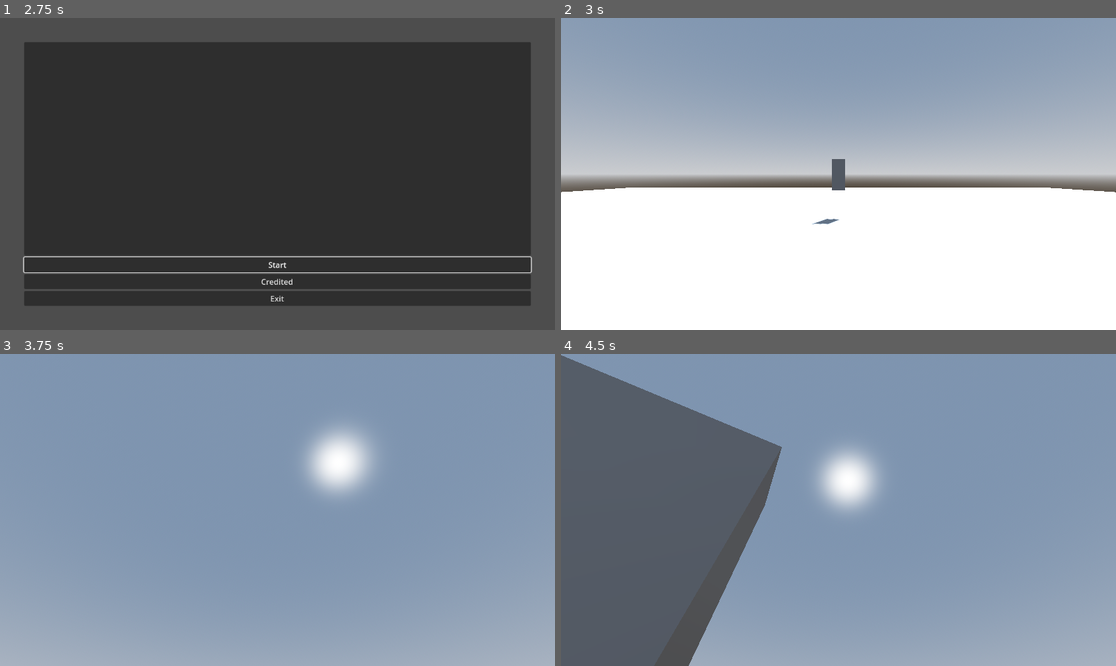
Above: before the commit, frames 1-4 (two rows, left to right).
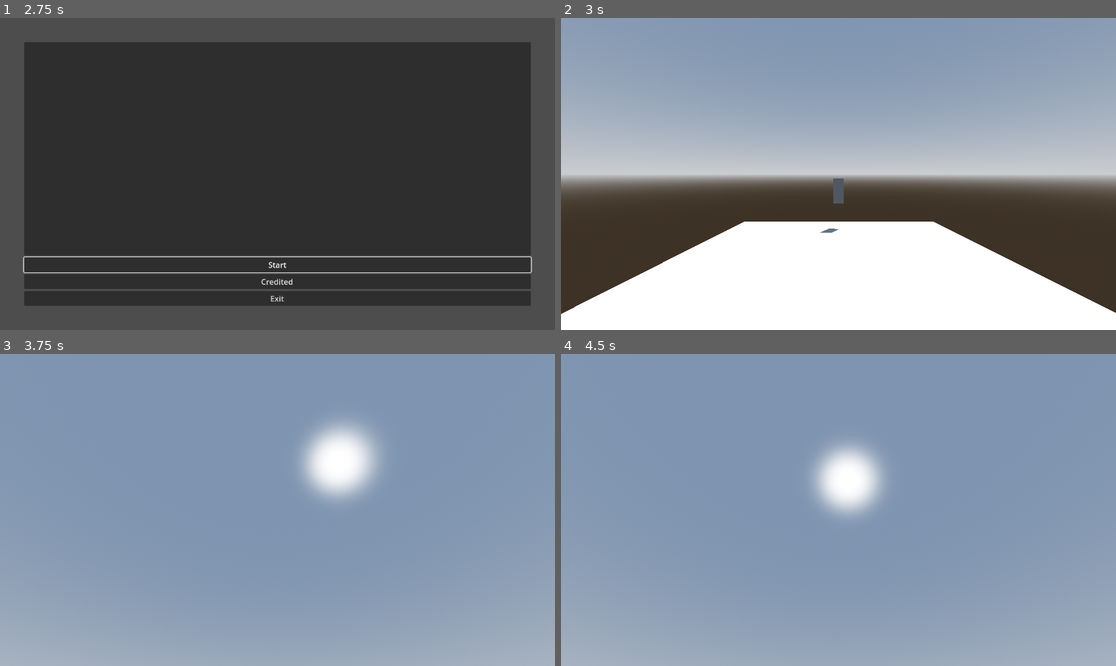
Above: after the commit, the same moments.

Repository: Danie7h/monarca-jam-2025
Game: Godot game, scene res://main.tscn
Two runs of this game, one before a commit and one after it. Both use one fixed random seed, a clock stepped at 60 frames per second and the inputs below.
Inputs (mouse positions are in pixels of both pictures, inside the frame that each line leads up to):
- Up to frame 1 (2.75 s): tap Enter (ui_accept) at 0.5, 0.77, 1.25, 1.52, 2 s; move the mouse to (399, 158) at 0.52 s; hold Right (ui_right) 0.53-1.28 s; click (399, 158) at 0.67 s; move the mouse to (166, 189) at 1.27 s; hold Down (ui_down) 1.28-2.03 s; move the mouse to (333, 105) at 2.02 s; hold Right (ui_right) from 2.03 s (still down)
- Up to frame 2 (3 s): release Right (ui_right) at 2.75 s; click "Start" at 2.75 s
- Up to frame 3 (3.75 s): tap Enter (ui_accept) at 3.5 s; move the mouse to (271, 516) at 3.52 s; hold Up (ui_up) from 3.53 s (still down); click (271, 516) at 3.67 s
- Up to frame 4 (4.5 s): keep holding Up (ui_up); tap Enter (ui_accept) at 3.77, 4.25 s; move the mouse to (877, 513) at 4.27 s

Frame 1 is identical in both runs. In frame 2, 21% of the frame differs, in the area x 0-100%, y 45-95%; in frame 3, 1.2%; in frame 4, 29%, in the area x 0-57%, y 0-100%.

Commit message:
<.*.> git add .

Diff:
--- a/autoloads/levels.gd
+++ b/autoloads/levels.gd
@@ -1,6 +1,7 @@
 extends Node
 
 signal listen_paused(value: bool)
+signal open_door(key: String, node: Node3D)
 
 func toogle_pause(value: bool) -> void:
 	listen_paused.emit(value)
--- /dev/null
+++ b/autoloads/tools.gd
@@ -0,0 +1,6 @@
+extends Node
+
+
+func clear(node: Node):
+	for x in node.get_children():
+		x.queue_free()
--- a/characters/player/player.tscn
+++ b/characters/player/player.tscn
@@ -10,11 +10,14 @@
 script = ExtResource("1_508ok")
 
 [node name="CollisionShape3D" type="CollisionShape3D" parent="."]
+transform = Transform3D(1, 0, 0, 0, 1, 0, 0, 0, 1, 0, 0.988165, 0)
 shape = SubResource("CapsuleShape3D_b886q")
 
 [node name="Head#MeshInstance3D" type="MeshInstance3D" parent="."]
+transform = Transform3D(1, 0, 0, 0, 1, 0, 0, 0, 1, 0, 1.0068097, 0)
 mesh = SubResource("CapsuleMesh_508ok")
 
 [node name="Head" type="Node3D" parent="."]
+transform = Transform3D(1, 0, 0, 0, 1, 0, 0, 0, 1, 0, 1.5188049, -0.07457781)
 
 [node name="Camera3D" type="Camera3D" parent="Head"]
--- a/levels/level.gd
+++ /dev/null
@@ -1,16 +0,0 @@
-extends Node3D
-class_name Level3D
-
-@onready var screen_pause = preload("res://ui/pause.tscn").instantiate()
-var is_paused := false
-
-func _ready() -> void:
-	screen_pause.visible = is_paused
-	add_child(screen_pause)
-	LEVELS.listen_paused.connect(func (value: bool) -> void: screen_pause.visible = value)
-
-
-func _process(delta: float) -> void:
-	if Input.is_action_just_pressed("ui_pause"):
-		is_paused = !is_paused
-		LEVELS.toogle_pause(is_paused)
--- /dev/null
+++ b/levels/level_1/level_1.gd
@@ -0,0 +1,21 @@
+extends Level3d
+
+
+var rooms: Dictionary[String, Node3D]
+
+
+func _ready() -> void:
+	_action_screen()
+	LEVELS.open_door.connect(func(key: String, node: Node3D) -> void:
+		if not rooms.get(key):
+			var path: String
+			if key == "access_tunnel":
+				path = "res://rooms/access_tunnel/access_tunnel.tscn"
+			if key == "main_hall":
+				path = "res://rooms/main_hall/main_hall.tscn"
+			if path:
+				rooms.set(key, load(path).instantiate())
+				rooms.get(key).global_position = node.global_position
+				rooms.get(key).global_rotation = node.global_rotation
+				add_child(rooms.get(key))
+	)
--- /dev/null
+++ b/levels/level_1/level_1.tscn
@@ -0,0 +1,36 @@
+[gd_scene load_steps=7 format=3 uid="uid://dfrsxeg6ivko"]
+
+[ext_resource type="Script" uid="uid://bihu1lsjao4wd" path="res://levels/level_1/level_1.gd" id="1_epb64"]
+[ext_resource type="PackedScene" uid="uid://btf4twiv287ip" path="res://characters/player/player.tscn" id="2_45440"]
+[ext_resource type="PackedScene" uid="uid://56fv277ohqem" path="res://rooms/bunker_entrance/bunker_entrance.tscn" id="3_epb64"]
+
+[sub_resource type="ProceduralSkyMaterial" id="ProceduralSkyMaterial_k1ttk"]
+sky_horizon_color = Color(0.66224277, 0.6717428, 0.6867428, 1)
+ground_horizon_color = Color(0.66224277, 0.6717428, 0.6867428, 1)
+
+[sub_resource type="Sky" id="Sky_45440"]
+sky_material = SubResource("ProceduralSkyMaterial_k1ttk")
+
+[sub_resource type="Environment" id="Environment_epb64"]
+background_mode = 2
+sky = SubResource("Sky_45440")
+tonemap_mode = 2
+
+[node name="Level1" type="Node3D"]
+script = ExtResource("1_epb64")
+metadata/_custom_type_script = "uid://dk8o404cgmpr7"
+
+[node name="WorldEnvironment" type="WorldEnvironment" parent="."]
+environment = SubResource("Environment_epb64")
+
+[node name="DirectionalLight3D" type="DirectionalLight3D" parent="."]
+transform = Transform3D(-0.8660254, -0.43301278, 0.25, 0, 0.49999997, 0.86602545, -0.50000006, 0.75, -0.43301266, 0, 0, 0)
+shadow_enabled = true
+
+[node name="Player" parent="." instance=ExtResource("2_45440")]
+transform = Transform3D(1, 0, 0, 0, 1, 0, 0, 0, 1, 0, 0, 6.605942)
+
+[node name="BunkerEntrance" parent="." instance=ExtResource("3_epb64")]
+
+[node name="Marker3D" type="Marker3D" parent="."]
+transform = Transform3D(1, 0, 0, 0, 1, 0, 0, 0, 1, 0, 0, 0.06465137)
--- a/rooms/level.gd
+++ b/levels/level_3d.gd
@@ -1,19 +1,21 @@
 extends Node3D
-class_name Level3D
+class_name Level3d
 
 @onready var screen_pause = preload("res://ui/pause.tscn").instantiate()
-@export var doors: Array[Node3D]
+var is_paused := false
 
 
-var is_paused := false
-
 func _ready() -> void:
-	screen_pause.visible = is_paused
-	add_child(screen_pause)
-	LEVELS.listen_paused.connect(func (value: bool) -> void: screen_pause.visible = value)
+	_action_screen()
 
 
 func _process(delta: float) -> void:
 	if Input.is_action_just_pressed("ui_pause"):
 		is_paused = !is_paused
 		LEVELS.toogle_pause(is_paused)
+
+
+func _action_screen() -> void:
+	screen_pause.visible = is_paused
+	add_child(screen_pause)
+	LEVELS.listen_paused.connect(func (value: bool) -> void: screen_pause.visible = value)
--- /dev/null
+++ b/levels/level_3d.tscn
@@ -0,0 +1,6 @@
+[gd_scene load_steps=2 format=3 uid="uid://cux4a62my4ynn"]
+
+[ext_resource type="Script" uid="uid://dk8o404cgmpr7" path="res://levels/level_3d.gd" id="1_7h236"]
+
+[node name="Level3d" type="Node3D"]
+script = ExtResource("1_7h236")
--- a/levels/test/scene.tscn
+++ /dev/null
@@ -1,49 +0,0 @@
-[gd_scene load_steps=9 format=3 uid="uid://8nvof4qxryt2"]
-
-[ext_resource type="PackedScene" uid="uid://btf4twiv287ip" path="res://characters/player/player.tscn" id="1_2vhvd"]
-[ext_resource type="Script" uid="uid://dk8o404cgmpr7" path="res://levels/level.gd" id="1_etmhd"]
-[ext_resource type="PackedScene" uid="uid://bm0qxo5p35xvf" path="res://rooms/door.tscn" id="3_7xx5m"]
-
-[sub_resource type="ProceduralSkyMaterial" id="ProceduralSkyMaterial_2vhvd"]
-sky_horizon_color = Color(0.66224277, 0.6717428, 0.6867428, 1)
-ground_horizon_color = Color(0.66224277, 0.6717428, 0.6867428, 1)
-
-[sub_resource type="Sky" id="Sky_etmhd"]
-sky_material = SubResource("ProceduralSkyMaterial_2vhvd")
-
-[sub_resource type="Environment" id="Environment_7xx5m"]
-background_mode = 2
-sky = SubResource("Sky_etmhd")
-tonemap_mode = 2
-
-[sub_resource type="BoxShape3D" id="BoxShape3D_vyijb"]
-size = Vector3(31.968925, 0.5, 31.968903)
-
-[sub_resource type="BoxMesh" id="BoxMesh_vyijb"]
-
-[node name="Level3D" type="Node3D"]
-script = ExtResource("1_etmhd")
-metadata/_custom_type_script = "uid://dk8o404cgmpr7"
-
-[node name="WorldEnvironment" type="WorldEnvironment" parent="."]
-environment = SubResource("Environment_7xx5m")
-
-[node name="DirectionalLight3D" type="DirectionalLight3D" parent="."]
-transform = Transform3D(-0.8660254, -0.43301278, 0.25, 0, 0.49999997, 0.86602545, -0.50000006, 0.75, -0.43301266, 0, 0, 0)
-shadow_enabled = true
-
-[node name="StaticBody3D" type="StaticBody3D" parent="."]
-
-[node name="CollisionShape3D" type="CollisionShape3D" parent="StaticBody3D"]
-transform = Transform3D(1, 0, 0, 0, 1, 0, 0, 0, 1, 0.029773712, -0.25, -0.05934143)
-shape = SubResource("BoxShape3D_vyijb")
-
-[node name="MeshInstance3D" type="MeshInstance3D" parent="StaticBody3D"]
-transform = Transform3D(31.637318, 0, 0, 0, 0.49102557, 0, 0, 0, 31.71563, -0.0056791306, -0.27891982, -0.00012397766)
-mesh = SubResource("BoxMesh_vyijb")
-
-[node name="Player" parent="." instance=ExtResource("1_2vhvd")]
-transform = Transform3D(1, 0, 0, 0, 1, 0, 0, 0, 1, 0, 1.0439978, 0)
-
-[node name="Door" parent="." instance=ExtResource("3_7xx5m")]
-transform = Transform3D(1, 0, 0, 0, 1, 0, 0, 0, 1, 0, 0, -5.0077686)
--- /dev/null
+++ b/levels/test/testing.gd
@@ -0,0 +1,18 @@
+extends Level3d
+
+var rooms: Dictionary[String, Node3D]
+
+
+func _ready() -> void:
+	_action_screen()
+	LEVELS.open_door.connect(func(key: String, node: Node3D) -> void:
+		if not rooms.get(key):
+			var path: String
+			if key == "bunker":
+				path = "res://rooms/bunker_entrance/bunker_entrance.tscn"
+			if path:
+				rooms.set(key, load(path).instantiate())
+				rooms.get(key).global_position = node.global_position
+				rooms.get(key).global_rotation = node.global_rotation
+				add_child(rooms.get(key))
+	)
--- /dev/null
+++ b/levels/test/testing.tscn
@@ -0,0 +1,54 @@
+[gd_scene load_steps=9 format=3 uid="uid://xjeax20oayhf"]
+
+[ext_resource type="Script" uid="uid://bevaa5u6egxuv" path="res://levels/test/testing.gd" id="1_vgdap"]
+[ext_resource type="PackedScene" uid="uid://btf4twiv287ip" path="res://characters/player/player.tscn" id="2_ugi53"]
+[ext_resource type="PackedScene" uid="uid://bm0qxo5p35xvf" path="res://rooms/door.tscn" id="3_vgdap"]
+
+[sub_resource type="ProceduralSkyMaterial" id="ProceduralSkyMaterial_kmpd2"]
+sky_horizon_color = Color(0.66224277, 0.6717428, 0.6867428, 1)
+ground_horizon_color = Color(0.66224277, 0.6717428, 0.6867428, 1)
+
+[sub_resource type="Sky" id="Sky_ugi53"]
+sky_material = SubResource("ProceduralSkyMaterial_kmpd2")
+
+[sub_resource type="Environment" id="Environment_vgdap"]
+background_mode = 2
+sky = SubResource("Sky_ugi53")
+tonemap_mode = 2
+
+[sub_resource type="BoxMesh" id="BoxMesh_kmpd2"]
+
+[sub_resource type="BoxShape3D" id="BoxShape3D_kmpd2"]
+size = Vector3(32.0399, 0.5073242, 31.862518)
+
+[node name="Testing" type="Node3D"]
+script = ExtResource("1_vgdap")
+metadata/_custom_type_script = "uid://dk8o404cgmpr7"
+
+[node name="WorldEnvironment" type="WorldEnvironment" parent="."]
+environment = SubResource("Environment_vgdap")
+
+[node name="DirectionalLight3D" type="DirectionalLight3D" parent="."]
+transform = Transform3D(-0.8660254, -0.43301278, 0.25, 0, 0.49999997, 0.86602545, -0.50000006, 0.75, -0.43301266, 0, 0, 0)
+shadow_enabled = true
+
+[node name="StaticBody3D" type="StaticBody3D" parent="."]
+
+[node name="MeshInstance3D" type="MeshInstance3D" parent="StaticBody3D"]
+transform = Transform3D(31.993645, 0, 0, 0, 0.44781306, 0, 0, 0, 31.65592, 0, -0.22356367, 0)
+mesh = SubResource("BoxMesh_kmpd2")
+
+[node name="CollisionShape3D" type="CollisionShape3D" parent="StaticBody3D"]
+transform = Transform3D(1, 0, 0, 0, 1, 0, 0, 0, 1, -0.058998108, -0.24633789, -0.00019836426)
+shape = SubResource("BoxShape3D_kmpd2")
+
+[node name="Door" parent="." node_paths=PackedStringArray("marker") instance=ExtResource("3_vgdap")]
+transform = Transform3D(1, 0, 0, 0, 1, 0, 0, 0, 1, -0.41399717, 0, -6.5740457)
+key = "bunker"
+marker = NodePath("../Buncker")
+
+[node name="Buncker" type="Marker3D" parent="."]
+unique_name_in_owner = true
+transform = Transform3D(1, 0, 0, 0, 1, 0, 0, 0, 1, 0, 0, -15.775447)
+
+[node name="Player" parent="." instance=ExtResource("2_ugi53")]
--- a/project.godot
+++ b/project.godot
@@ -19,6 +19,7 @@
 
 LEVELS="*res://autoloads/levels.gd"
 RunConfigManager="*res://addons/run-configs/run-config-manager.gd"
+TOOLS="*res://autoloads/tools.gd"
 
 [editor_plugins]
 
@@ -107,8 +108,9 @@
 
 renderer/rendering_method="gl_compatibility"
 renderer/rendering_method.mobile="gl_compatibility"
+textures/vram_compression/import_etc2_astc=true
 
 [run_configs]
 
-data/configs=["{\"custom_scene\":\"res://rooms/bunker_entrance/bunker_entrance.tscn\",\"environment_variables\":{},\"name\":\"bunker\",\"play_mode\":2}", "{\"custom_scene\":\"res://levels/test/scene.tscn\",\"environment_variables\":{},\"name\":\"testing\",\"play_mode\":2}"]
+data/configs=["{\"custom_scene\":\"res://rooms/bunker_entrance/bunker_entrance.tscn\",\"environment_variables\":{},\"name\":\"bunker\",\"play_mode\":2}", "{\"custom_scene\":\"res://levels/test/testing.tscn\",\"environment_variables\":{},\"name\":\"testing\",\"play_mode\":2}"]
 data/current=1
--- a/rooms/access_tunnel/access_tunnel.tscn
+++ b/rooms/access_tunnel/access_tunnel.tscn
@@ -1,7 +1,9 @@
-[gd_scene load_steps=3 format=3 uid="uid://bpfyunwp54p5f"]
+[gd_scene load_steps=4 format=3 uid="uid://bpfyunwp54p5f"]
+
+[ext_resource type="PackedScene" uid="uid://bm0qxo5p35xvf" path="res://rooms/door.tscn" id="1_dv022"]
 
 [sub_resource type="BoxShape3D" id="BoxShape3D_asfq7"]
-size = Vector3(4.3810177, 0.4951172, 16.030754)
+size = Vector3(4.3810177, 0.4951172, 16.138426)
 
 [sub_resource type="BoxMesh" id="BoxMesh_dv022"]
 
@@ -10,9 +12,17 @@
 [node name="StaticBody3D" type="StaticBody3D" parent="."]
 
 [node name="CollisionShape3D" type="CollisionShape3D" parent="StaticBody3D"]
-transform = Transform3D(1, 0, 0, 0, 1, 0, 0, 0, 1, 3.671646e-05, -0.29174805, 8.034147)
+transform = Transform3D(1, 0, 0, 0, 1, 0, 0, 0, 1, 3.671646e-05, -0.29174805, -7.980624)
 shape = SubResource("BoxShape3D_asfq7")
 
 [node name="MeshInstance3D" type="MeshInstance3D" parent="StaticBody3D"]
-transform = Transform3D(4.376643, 0, 0, 0, 0.49102557, 0, 0, 0, 15.970527, 0.009901816, -0.29059064, 7.9745393)
+transform = Transform3D(4.376643, 0, 0, 0, 0.49102557, 0, 0, 0, 15.970527, 0.009901816, -0.29059064, -8.045475)
 mesh = SubResource("BoxMesh_dv022")
+
+[node name="Door" parent="." node_paths=PackedStringArray("marker") instance=ExtResource("1_dv022")]
+transform = Transform3D(1, 0, 0, 0, 1, 0, 0, 0, 1, 0, 0, -14.524096)
+key = "main_hall"
+marker = NodePath("../Marker3D")
+
+[node name="Marker3D" type="Marker3D" parent="."]
+transform = Transform3D(1, 0, 0, 0, 1, 0, 0, 0, 1, 0, 0, -16.00367)
--- a/rooms/bunker_entrance/bunker_entrance.tscn
+++ b/rooms/bunker_entrance/bunker_entrance.tscn
@@ -1,7 +1,6 @@
-[gd_scene load_steps=8 format=3 uid="uid://56fv277ohqem"]
+[gd_scene load_steps=7 format=3 uid="uid://56fv277ohqem"]
 
 [ext_resource type="PackedScene" uid="uid://bm0qxo5p35xvf" path="res://rooms/door.tscn" id="1_bbdnt"]
-[ext_resource type="PackedScene" uid="uid://btf4twiv287ip" path="res://characters/player/player.tscn" id="1_ld7x6"]
 
 [sub_resource type="ProceduralSkyMaterial" id="ProceduralSkyMaterial_fx4i4"]
 sky_horizon_color = Color(0.66224277, 0.6717428, 0.6867428, 1)
@@ -16,9 +15,9 @@
 tonemap_mode = 2
 
 [sub_resource type="BoxShape3D" id="BoxShape3D_bbdnt"]
-size = Vector3(10.623679, 0.4951172, 5.607457)
+size = Vector3(6.099756, 0.4951172, 8.561157)
 
-[sub_resource type="BoxMesh" id="BoxMesh_rh2fj"]
+[sub_resource type="BoxMesh" id="BoxMesh_ld7x6"]
 
 [node name="BunkerEntrance" type="Node3D"]
 
@@ -30,17 +29,19 @@
 shadow_enabled = true
 
 [node name="StaticBody3D" type="StaticBody3D" parent="."]
+transform = Transform3D(1, 0, 0, 0, 1, 0, 0, 0, 1, 0, 0, -2.8378024)
 
 [node name="CollisionShape3D" type="CollisionShape3D" parent="StaticBody3D"]
-transform = Transform3D(1, 0, 0, 0, 1, 0, 0, 0, 1, 0.027459621, -0.29174805, -0.030461788)
+transform = Transform3D(1, 0, 0, 0, 1, 0, 0, 0, 1, 1.8835068e-05, -0.29174805, 7.1323347)
 shape = SubResource("BoxShape3D_bbdnt")
 
 [node name="MeshInstance3D" type="MeshInstance3D" parent="StaticBody3D"]
-transform = Transform3D(10.59413, 0, 0, 0, 0.49102557, 0, 0, 0, 5.6260386, 0.009901816, -0.29059064, -0.024407424)
-mesh = SubResource("BoxMesh_rh2fj")
+transform = Transform3D(6.0978127, 0, 0, 0, 0.49102557, 0, 0, 0, 8.659176, 0.009901816, -0.29059064, 7.1555066)
+mesh = SubResource("BoxMesh_ld7x6")
 
-[node name="Door" parent="." instance=ExtResource("1_bbdnt")]
-transform = Transform3D(1, 0, 0, 0, 1, 0, 0, 0, 1, 0, 0, -2.7723227)
+[node name="Door" parent="." node_paths=PackedStringArray("marker") instance=ExtResource("1_bbdnt")]
+transform = Transform3D(1, 0, 0, 0, 1, 0, 0, 0, 1, 0, 0, 0.4406067)
+key = "access_tunnel"
+marker = NodePath("../Marker3D")
 
-[node name="Player" parent="." instance=ExtResource("1_ld7x6")]
-transform = Transform3D(1, 0, 0, 0, 1, 0, 0, 0, 1, 0, 0.9325564, 0.87856376)
+[node name="Marker3D" type="Marker3D" parent="."]
--- a/rooms/door.gd
+++ b/rooms/door.gd
@@ -2,14 +2,13 @@
 class_name Door
 
 
-@onready var collision := $Area3D/CollisionShape3D
-@export var room : String
+@onready var collision := $Area3D
+@export var key : String
+@export var marker: Node3D
 
 
 func _ready() -> void:
-	print(room)
-
-
-func _on_area_3d_area_entered(area: Area3D) -> void:
-	print(area)
-	print(load(room))
+	collision.connect("body_entered", func(body: Node3D) -> void:
+		if body.is_class('CharacterBody3D') and key and marker:
+			LEVELS.open_door.emit(key, marker)
+	)
--- a/rooms/door.tscn
+++ b/rooms/door.tscn
@@ -10,8 +10,6 @@
 [node name="Door" type="Node3D"]
 script = ExtResource("1_7qc5k")
 
-[node name="Marker3D" type="Marker3D" parent="."]
-
 [node name="Area3D" type="Area3D" parent="."]
 physics_interpolation_mode = 1
 
@@ -23,5 +21,3 @@
 [node name="MeshInstance3D" type="MeshInstance3D" parent="Area3D"]
 transform = Transform3D(0.31970477, 0, 0, 0, 0.7347866, 0, 0, 0, 0.14316961, 0, 0.9894912, 0.1277622)
 mesh = SubResource("BoxMesh_7qc5k")
-
-[connection signal="area_entered" from="Area3D" to="." method="_on_area_3d_area_entered"]
--- /dev/null
+++ b/rooms/main_hall/main_hall.tscn
@@ -0,0 +1,19 @@
+[gd_scene load_steps=3 format=3 uid="uid://f0rx0xn7da3k"]
+
+[sub_resource type="BoxShape3D" id="BoxShape3D_arify"]
+size = Vector3(10.0000305, 0.53515625, 9.71875)
+
+[sub_resource type="BoxMesh" id="BoxMesh_q5nhd"]
+
+[node name="MainHall" type="Node3D"]
+
+[node name="StaticBody3D" type="StaticBody3D" parent="."]
+transform = Transform3D(1, 0, 0, 0, 1, 0, 0, 0, 1, 0, -0.02347517, -4.9063044)
+
+[node name="CollisionShape3D" type="CollisionShape3D" parent="StaticBody3D"]
+transform = Transform3D(1, 0, 0, 0, 1, 0, 0, 0, 1, 0.03526306, -0.23242188, 0.01171875)
+shape = SubResource("BoxShape3D_arify")
+
+[node name="MeshInstance3D" type="MeshInstance3D" parent="StaticBody3D"]
+transform = Transform3D(10.06618, 0, 0, 0, 0.61470944, 0, 0, 0, 9.739584, 0, -0.25822663, 0)
+mesh = SubResource("BoxMesh_q5nhd")
--- a/ui/menu.gd
+++ b/ui/menu.gd
@@ -11,7 +11,7 @@
 
 func _ready() -> void:
 	start.connect("button_down", func() -> void:
-		get_tree().change_scene_to_file('res://levels/test/scene.tscn')
+		get_tree().change_scene_to_file('res://levels/level_1/level_1.tscn')
 	)
 	credited.connect("button_down", func() -> void:
 		clear_display()
Not shown, added: autoloads/tools.gd.uid
Not shown, added: levels/level_1/level_1.gd.uid
Renamed: levels/level.gd.uid -> levels/level_3d.gd.uid
Not shown, added: levels/test/testing.gd.uid
Not shown, removed: rooms/level.gd.uid
